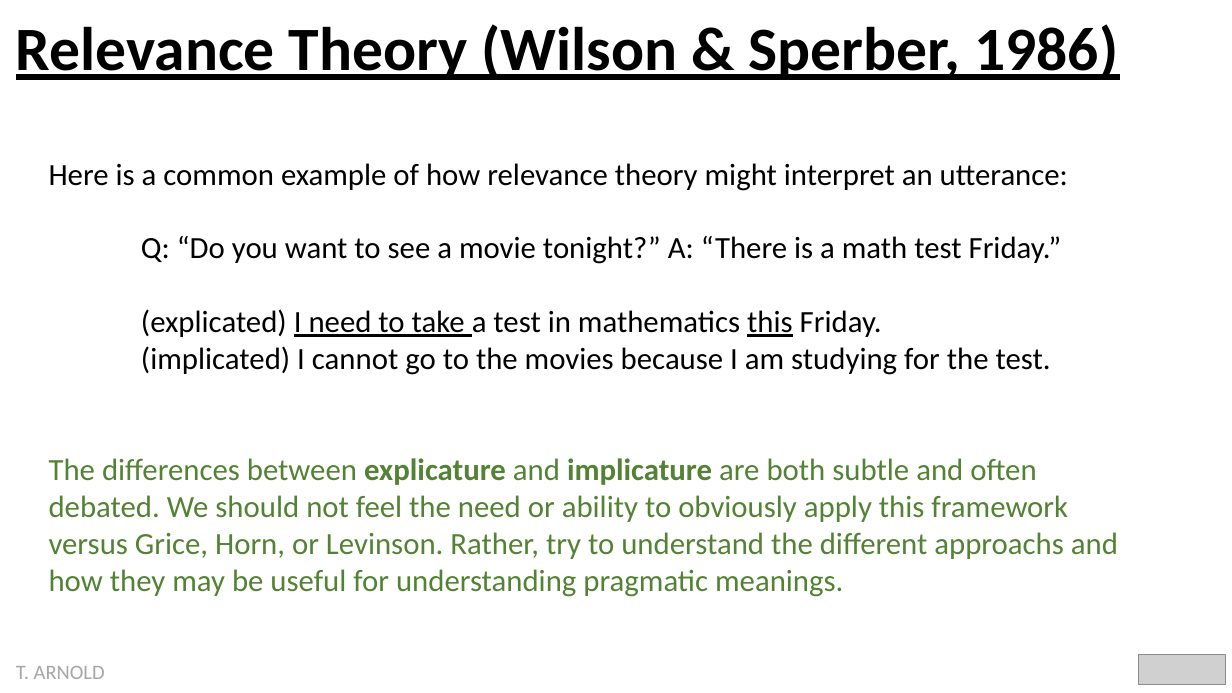
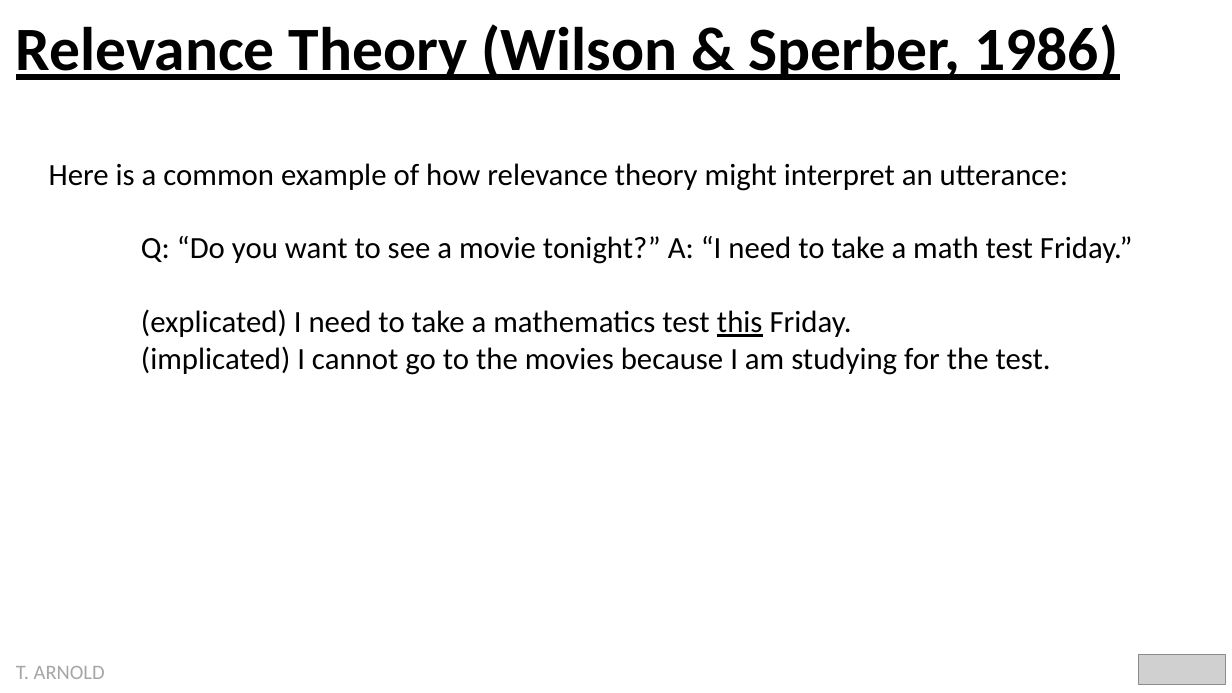
Before and after one commit to statsmaths/ling297-f22, a slide deck: slide 13 of extra/implicature.pptx (slide 12 before the commit). Drawn at 1232x693 pixels with LibreOffice and Linux fonts; fonts in the diff are those of the drawing; grey boxes stand for pictures. Boxes give left, top, right and bottom in pixels: in the first picture for what was removed or moved away, otherwise in the second. Text is boxed around its words. In the diff, an @@ line names an element or a change of style, - is before the commit and + after.

```diff
--- a/extra/implicature.pptx
+++ b/extra/implicature.pptx
@@ text at bbox=[141, 236, 1133, 337]: text changed @@
-Q: “Do you want to see a movie tonight?” A: “There is a math test Friday.”
-(explicated) I need to take a test in mathematics this Friday.
+Q: “Do you want to see a movie tonight?” A: “I need to take a math test Friday.”
+(explicated) I need to take a mathematics test this Friday.
@@ text at bbox=[49, 458, 1118, 597]: paragraph removed @@
-The differences between explicature and implicature are both subtle and often debated. We should not feel the need or ability to obviously apply this framework versus Grice, Horn, or Levinson. Rather, try to understand the different approachs and how they may be useful for understanding pragmatic meanings.
```
Also in this commit, not shown: 4 other slides changed, 2 slides added, 1 other file.
